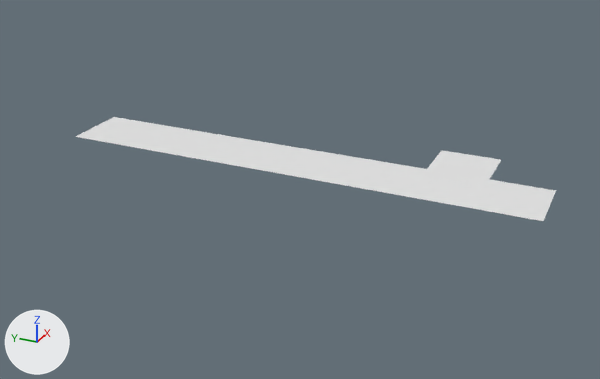
The Blender file Scenes/1_input_scenes/tunnel_maze/base.blend, before and after one commit.
The view is the same before and after, from a 50 mm camera at (-17.2, -7.74, 7.79) aimed at (-0.63, -0.28, -0.5). Arrows for +X, +Y and +Z are at lower left; the lights stay in place.
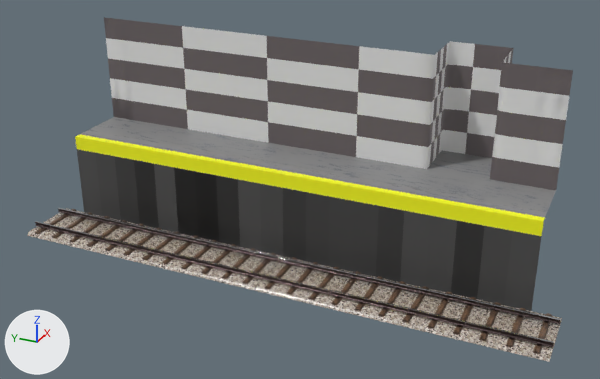
Where the newer file only moved an object's origin or applied its transform, the numbers keep the older frame.

Boxes [x1, y1, x2, y2] around the edits, measured in the pictures (600 x 379 px):
'Plane_Plane.001', added
    after: [104, 17, 573, 190]
'Plane_Plane.003', added
    after: [77, 149, 541, 311]
'1Rails.001', added
    after: [255, 257, 562, 362]
'1Rails', added
    after: [27, 208, 284, 290]
'Plane_Plane.004', added (yellow)
    after: [75, 137, 544, 236]
'Plane_Plane.005', added (yellow)
    after: [76, 134, 545, 221]
part 1 of me_plane_002, cut back
    before: [76, 117, 556, 221]
    after: [80, 117, 556, 218]

Edits to the bpy script that builds the scene:
```text
Add mat_none:
    mat_none = bpy.data.materials.new('None')
    # uses the picture img_marble_white_006_basecolor_jpg_001
Add mat_rail:
    mat_rail = bpy.data.materials.new('rail')
    # uses the picture img_rail_defaultmaterial_basecolor_png
    # uses the picture img_rail_defaultmaterial_metallic_png
    # uses the picture img_rail_defaultmaterial_roughness_png
Add mat_material:
    mat_material = bpy.data.materials.new('Material')
    # nodes: BsdfPrincipled, OutputMaterial, TexBrick
    # colours: dark grey #515151, black #000000, brown #9d7048
Add mat_brick_001:
    mat_brick_001 = bpy.data.materials.new('brick.001')
    # nodes: BsdfPrincipled, OutputMaterial, TexChecker
    # colours: black #191919, dark grey #665d5f
Change me_plane_002:
    used by ob_plane; location = (0.5, 0.0, 0.0); scale = (1.5, 6.0, 1.0)
    remove me_plane_002.from_pydata(...)  # 191 vertices, 316 faces; spans x -1.0..1.0, y -1.0..1.0, z 0.0
    add me_plane_002.from_pydata(...)  # 174 vertices, 142 faces; spans x -0.88..1.0, y -1.0..1.0, z 0.0
    me_plane_002 part 1
    17 vertices are removed from x -1.0, y -1.0..1.0, z 0.0
    316 faces are deleted
    142 new faces join them
    add me_plane_002.materials.append(mat_none)
Add ob_plane_plane_005:
    ob_plane_plane_005 = bpy.data.objects.new('Plane_Plane.005', me_plane_plane_006)  # 50 vertices, 16 faces; spans x -1.0..-0.81, y -6.0..6.0, z 0.0; in mat_material_001 (yellow #fcff14); modifiers SUBSURF
    ob_plane_plane_005.location = (0.0, 0.0, 0.0)
Add ob_plane_plane_004:
    ob_plane_plane_004 = bpy.data.objects.new('Plane_Plane.004', me_plane_plane_005)  # 130 vertices, 64 faces; spans x -1.0, y -6.0..6.0, z -0.7..0.0; in mat_material_001 (yellow #fcff14); modifiers SUBSURF
    ob_plane_plane_004.location = (0.0, 0.0, 0.0)
    ob_plane_plane_004.scale = (1.0, 1.0, 0.498)
Add ob_1rails_001:
    ob_1rails_001 = bpy.data.objects.new('1Rails.001', me_mesh_001)  # 6152 vertices, 4982 faces; spans x -150.0..150.0, y 0.0..43.0, z -600.0..600.0
    ob_1rails_001.location = (-1.94, -3.39, -2.17)
    ob_1rails_001.rotation_euler = (1.571, 0.0, 0.0)  # degrees (90, 0, 0)
    ob_1rails_001.scale = (0.00545, 0.00545, 0.00545)
Add ob_1rails:
    ob_1rails = bpy.data.objects.new('1Rails', me_mesh_001.copy())
    ob_1rails.location = (-1.94, 3.17, -2.17)
    ob_1rails.rotation_euler = (1.571, 0.0, 0.0)  # degrees (90, 0, 0)
    ob_1rails.scale = (0.00545, 0.00545, 0.00545)
Add ob_plane_plane_003:
    ob_plane_plane_003 = bpy.data.objects.new('Plane_Plane.003', me_plane_plane_004)  # 163 vertices, 96 faces; spans x -1.0, y -6.0..6.0, z -2.81..-0.7; modifiers SUBSURF
    ob_plane_plane_003.location = (0.0, 0.0, 0.35)
Add ob_plane_plane_001:
    ob_plane_plane_001 = bpy.data.objects.new('Plane_Plane.001', me_plane_plane_001)  # 350 vertices, 288 faces; spans x 0.69..2.0, y -6.0..6.0, z 0.0..0.2; modifiers SUBSURF
    ob_plane_plane_001.location = (0.0, 0.0, 0.0)
    ob_plane_plane_001.scale = (1.0, 1.0, 13.9)
```
